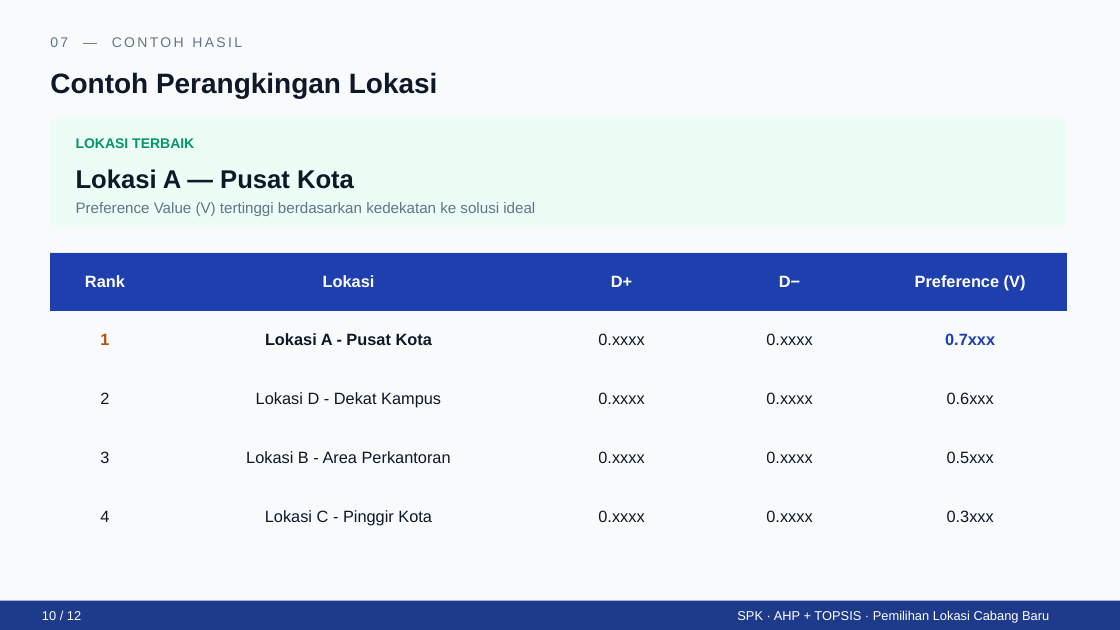
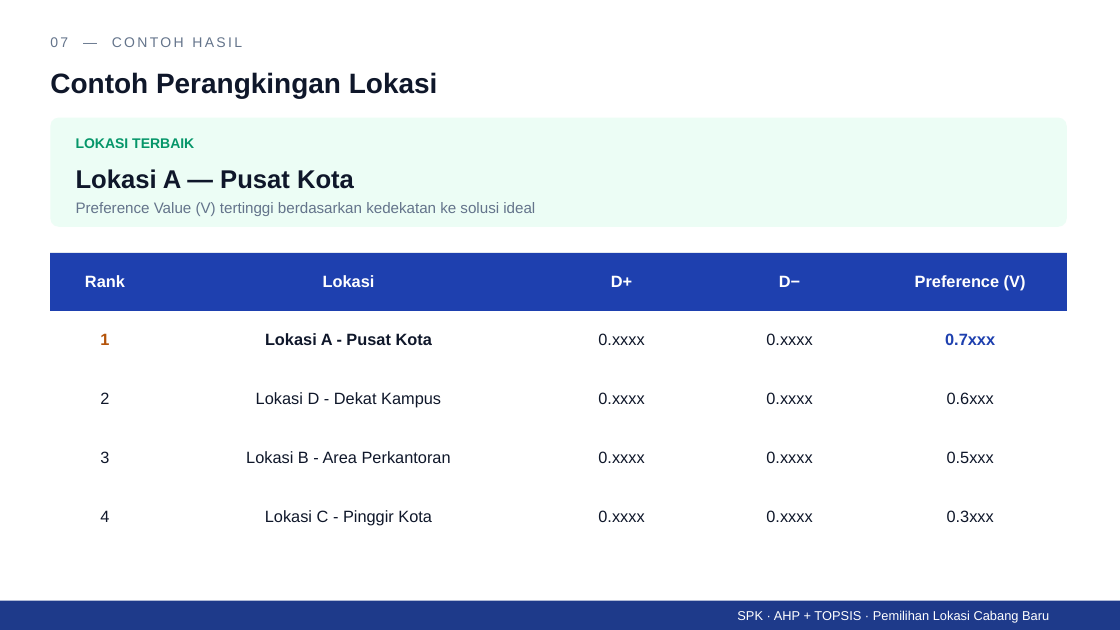
Before and after one commit to AndreasAndityaTI/tugas_spk, a slide deck: slide 10 of Presentasi_SPK_Pemilihan_Lokasi_Cabang_Baru.pptx. Drawn at 1120x630 pixels with LibreOffice and Linux fonts; fonts in the diff are those of the drawing. Boxes give left, top, right and bottom in pixels: in the first picture for what was removed or moved away, otherwise in the second. Text is boxed around its words. In the diff, an @@ line names an element or a change of style, - is before the commit and + after.

```diff
--- a/Presentasi_SPK_Pemilihan_Lokasi_Cabang_Baru.pptx
+++ b/Presentasi_SPK_Pemilihan_Lokasi_Cabang_Baru.pptx
@@ background #F8FAFC to #FFFFFF @@
@@ text removed at (x1=42, y1=611, x2=81, y2=620) @@
-10 / 12
```
Also in this commit, not shown: 9 other slides changed, 2 slides added, 2 slides removed, 3 other files.
